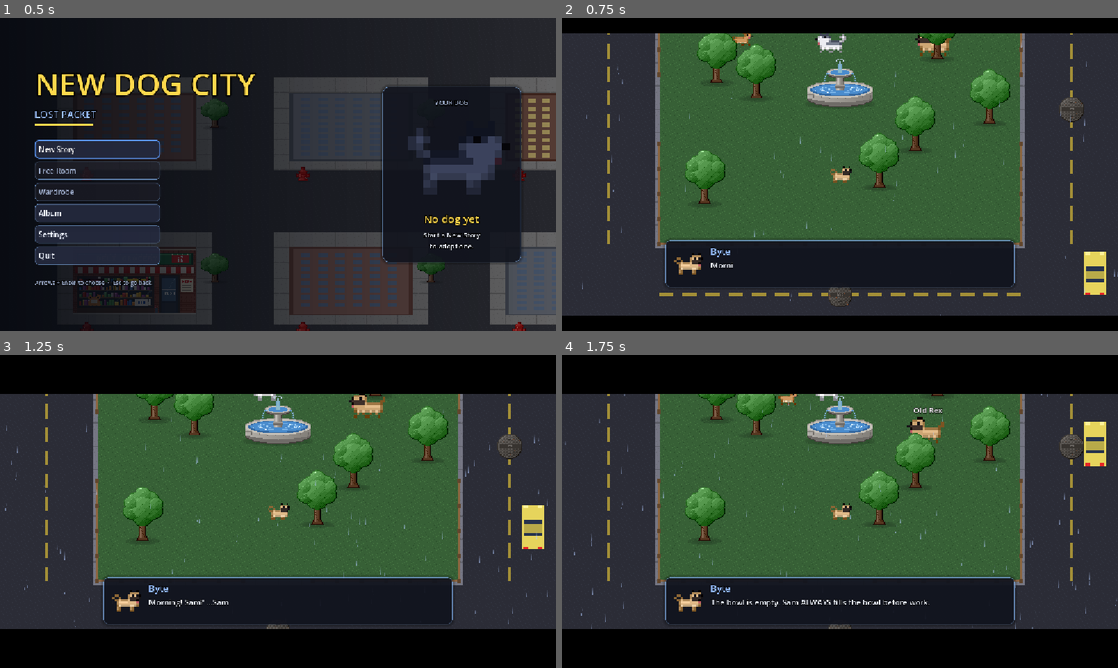
Above: before the commit, frames 1-4 (two rows, left to right).
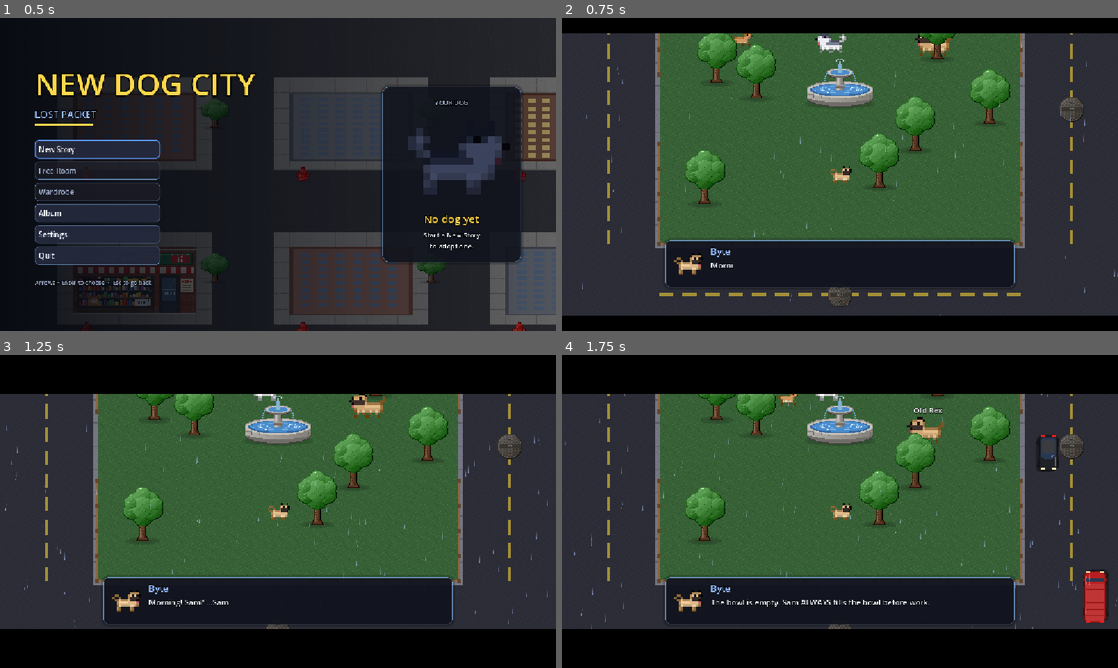
Above: after the commit, the same moments.

Repository: Damon1o/new-dog-city
Game: Godot game, scene res://scenes/Home.tscn
Two runs of this game, one before a commit and one after it. Both use one fixed random seed, a clock stepped at 60 frames per second and the inputs below.
Inputs (mouse positions are in pixels of both pictures, inside the frame that each line leads up to):
- Up to frame 1 (0.5 s): no input
- Up to frame 2 (0.75 s): click "New Story" at 0.5 s
- Up to frame 3 (1.25 s): no input
- Up to frame 4 (1.75 s): tap Enter at 1.25 s; move the mouse to (962, 495) at 1.27 s; hold D (move_right) from 1.28 s (still down); hold R (bark) from 1.28 s (still down); click (962, 495) at 1.42 s

Frame 1 is identical in both runs. In frame 2, 0.5% of the frame differs, in the area x 93-98%, y 74-89%; in frame 3, 0.5%; in frame 4, 1.4%, in the area x 85-99%, y 21-86%.

Commit message:
Redesign cars: sedan, NYC taxi, hatchback, box van
Cars were flat rectangles. Now four body types with drop shadow, tyres,
rounded outlined body, glass cabin, roof, mirrors and lights. Taxis are
yellow with a roof sign and checker stripe; other cars use a real-world
paint palette. Hit box follows the body size. Police van uses the van body.

Co-Authored-By: Claude Opus 5.5 <noreply@anthropic.com>

Diff:
--- a/scripts/car.gd
+++ b/scripts/car.gd
@@ -4,9 +4,17 @@
 # cars in a lane never meet; add steering/yielding if intersections need to matter.
 
 const SPEED := 230.0
-const HALF := Vector2(30, 15)  # half length / half width, car pointing +x
+## half length / half width per body, car pointing +x. Also the hit box.
+const HALF := {"sedan": Vector2(30, 14), "taxi": Vector2(30, 14), "hatch": Vector2(25, 13), "van": Vector2(36, 15)}
+const KIND_ODDS := [["taxi", 0.3], ["sedan", 0.35], ["hatch", 0.2], ["van", 0.15]]
+const PAINT := [Color(0.75, 0.77, 0.8), Color(0.12, 0.13, 0.15), Color(0.92, 0.92, 0.9), Color(0.72, 0.12, 0.12),
+	Color(0.14, 0.24, 0.48), Color(0.2, 0.4, 0.28), Color(0.78, 0.7, 0.55), Color(0.3, 0.55, 0.75), Color(0.85, 0.45, 0.12)]
+const TAXI := Color(1.0, 0.78, 0.1)
+const GLASS := Color(0.16, 0.22, 0.32)
+const TIRE := Color(0.07, 0.07, 0.08)
 
 var dir := Vector2.RIGHT
+var kind := "sedan"
 var color := Color.WHITE
 var hit_cd := 0.0
 var game: Node2D
@@ -17,7 +25,13 @@
 	game = p_game
 	player = p_game.get_node("Player")
 	rotation = dir.angle()
-	color = Color.from_hsv(randf(), 0.6, 0.9)
+	var r := randf()
+	for k: Array in KIND_ODDS:
+		r -= k[1]
+		kind = k[0]
+		if r < 0.0:
+			break
+	color = TAXI if kind == "taxi" else PAINT.pick_random()
 	add_to_group("car")
 
 func _process(delta: float) -> void:
@@ -25,15 +39,58 @@
 	var world: Vector2 = game.WORLD
 	position = Vector2(fposmod(position.x, world.x), fposmod(position.y, world.y))
 	hit_cd -= delta
+	var h: Vector2 = HALF[kind]
 	var local := (player.position - position).rotated(-rotation)
-	if hit_cd <= 0.0 and absf(local.x) < HALF.x + 6.0 and absf(local.y) < HALF.y + 6.0:
+	if hit_cd <= 0.0 and absf(local.x) < h.x + 6.0 and absf(local.y) < h.y + 6.0:
 		hit_cd = 1.0
 		game.on_car_hit(self)
 
+## Rounded rectangle: two crossed rects plus four corner circles.
+func rrect(r: Rect2, rad: float, c: Color) -> void:
+	draw_rect(r.grow_individual(-rad, 0, -rad, 0), c)
+	draw_rect(r.grow_individual(0, -rad, 0, -rad), c)
+	for p: Vector2 in [r.position, Vector2(r.end.x, r.position.y), r.end, Vector2(r.position.x, r.end.y)]:
+		draw_circle(p + (r.get_center() - p).sign() * rad, rad, c)
+
 func _draw() -> void:
-	draw_rect(Rect2(-HALF, HALF * 2.0), color)
-	draw_rect(Rect2(-12, -12, 22, 24), Color(0.15, 0.2, 0.3))  # cabin glass
-	draw_rect(Rect2(-8, -12, 12, 24), color.darkened(0.2))     # roof
-	for y in [-13.0, 7.0]:
-		draw_rect(Rect2(26, y, 4, 6), Color(1, 0.95, 0.6))     # headlights
-		draw_rect(Rect2(-30, y, 3, 6), Color(0.9, 0.15, 0.15)) # tail lights
+	var h: Vector2 = HALF[kind]
+	var body := Rect2(-h, h * 2.0)
+	rrect(Rect2(body.position + Vector2(2, 4), body.size), 7, Color(0, 0, 0, 0.3))  # shadow
+	for ax: float in [h.x * 0.58, -h.x * 0.58]:  # tyres poke out past the body
+		draw_rect(Rect2(ax - 6, -h.y - 2, 12, 5), TIRE)
+		draw_rect(Rect2(ax - 6, h.y - 3, 12, 5), TIRE)
+	rrect(body, 7, color.darkened(0.4))  # outline
+	rrect(body.grow(-1.5), 6, color)
+	draw_rect(Rect2(-h.x + 7, -h.y + 2, h.x * 2 - 14, 2.5), color.lightened(0.3))  # sun glint on one flank
+	if kind == "van":
+		draw_van(h)
+	else:
+		draw_cabin(h, -h.x + 4.0 if kind == "hatch" else -14.0, 8.0 if kind == "hatch" else 12.0)
+	for s: float in [-1.0, 1.0]:
+		draw_rect(Rect2(h.x - 3.5, s * (h.y - 5.5) - 2.5, 3, 5), Color(1, 0.96, 0.7))   # headlights
+		draw_rect(Rect2(-h.x + 0.5, s * (h.y - 5.5) - 2.5, 2.5, 5), Color(0.9, 0.12, 0.12))  # tail lights
+
+## Glass greenhouse from x=back to x=front, roof set rearward so the windshield reads bigger.
+func draw_cabin(h: Vector2, back: float, front: float) -> void:
+	rrect(Rect2(back, -h.y + 3, front - back, h.y * 2 - 6), 4, GLASS)
+	var roof := Rect2(back + 4, -h.y + 4.5, front - back - 11, h.y * 2 - 9)
+	rrect(roof, 3, color.lightened(0.12))
+	draw_line(Vector2(front - 5, -h.y + 5), Vector2(front - 2, -h.y + 10), Color(1, 1, 1, 0.35), 1.5)  # windshield glare
+	for s: float in [-1.0, 1.0]:
+		draw_rect(Rect2(front - 3, s * (h.y + 0.5) - 1.5, 4, 3), color.darkened(0.25))  # mirrors
+	if kind == "taxi":
+		var c := roof.get_center()
+		draw_rect(Rect2(c.x - 3, c.y - 6, 6, 12), Color(1, 1, 0.88))  # roof sign
+		for i in range(int((front - back) / 4.0)):  # checker stripe down both sides
+			for s: float in [-1.0, 1.0]:
+				draw_rect(Rect2(back + i * 4, s * (h.y - 3.0) - 1.25, 4, 2.5), Color.BLACK if i % 2 else Color.WHITE)
+
+## Box van: short cab up front, cargo box with roof ribs behind it.
+func draw_van(h: Vector2) -> void:
+	var cab := h.x - 16.0
+	draw_rect(Rect2(cab, -h.y + 3, 6, h.y * 2 - 6), GLASS)
+	rrect(Rect2(-h.x + 2, -h.y + 2, cab + h.x - 4, h.y * 2 - 4), 3, color.lightened(0.1))
+	for x in range(int(-h.x) + 10, int(cab) - 4, 9):
+		draw_line(Vector2(x, -h.y + 3), Vector2(x, h.y - 3), color.darkened(0.15), 1.0)
+	for s: float in [-1.0, 1.0]:
+		draw_rect(Rect2(cab + 2, s * (h.y + 0.5) - 1.5, 4, 3), color.darkened(0.25))
--- a/scripts/systems/wanted.gd
+++ b/scripts/systems/wanted.gd
@@ -187,6 +187,7 @@
 	v.position = Vector2(x, fposmod(g.player.position.y - 700.0, g.WORLD.y))
 	g.add_child(v)
 	v.setup(Vector2.DOWN, g)
+	v.kind = "van"
 	v.color = Color(0.95, 0.95, 0.95)
 	v.remove_from_group("car")  # not traffic: tests count cars
 	v.add_to_group("van")
